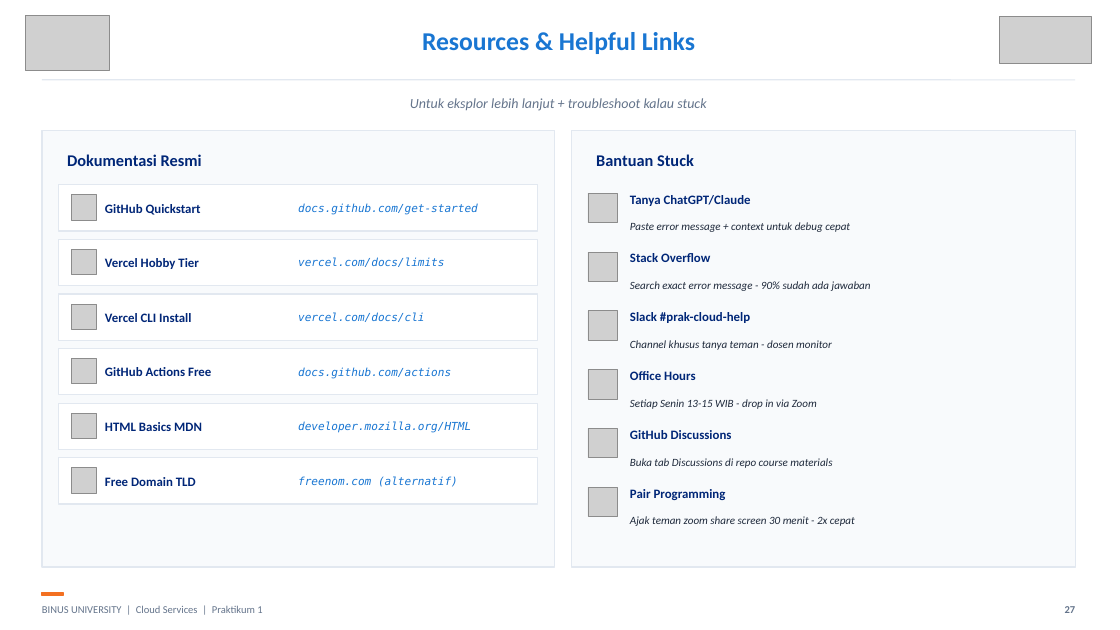
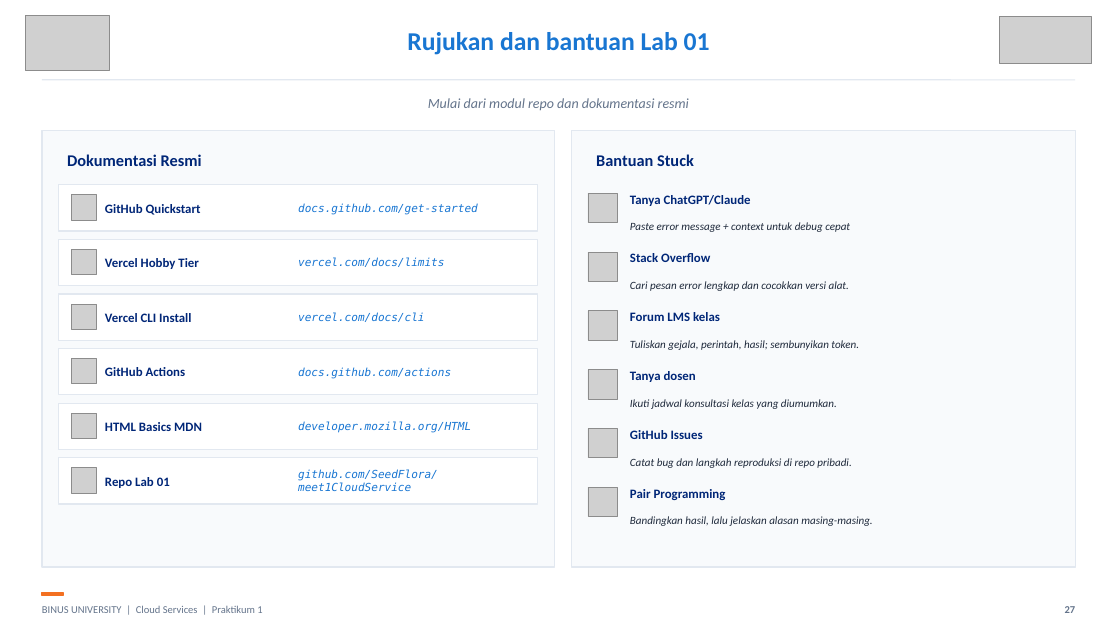
Before and after one commit to SeedFlora/meet1CloudService, a slide deck: slide 27 of slides/LAB01_Pengantar_Cloud_Hands_On_Final.pptx. Drawn at 1120x630 pixels with LibreOffice and Linux fonts; fonts in the diff are those of the drawing; grey boxes stand for pictures. Boxes give left, top, right and bottom in pixels: in the first picture for what was removed or moved away, otherwise in the second. Text is boxed around its words. In the diff, an @@ line names an element or a change of style, - is before the commit and + after.

```diff
--- a/slides/LAB01_Pengantar_Cloud_Hands_On_Final.pptx
+++ b/slides/LAB01_Pengantar_Cloud_Hands_On_Final.pptx
@@ text at (407,32,710,55): text changed @@
-Resources & Helpful Links
+Rujukan dan bantuan Lab 01
@@ text at (428,98,689,110): text changed @@
-Untuk eksplor lebih lanjut + troubleshoot kalau stuck
+Mulai dari modul repo dan dokumentasi resmi
@@ text at (630,281,849,291): text changed @@
-Search exact error message - 90% sudah ada jawaban
+Cari pesan error lengkap dan cocokkan versi alat.
@@ text at (630,312,720,321): text changed @@
-Slack #prak-cloud-help
+Forum LMS kelas
@@ text added at (630,340,859,350), 9.5 pt, text #1E293B, italic @@
+Tuliskan gejala, perintah, hasil; sembunyikan token.
@@ text at (105,367,186,376): text changed @@
-GitHub Actions Free
+GitHub Actions
@@ text at (630,371,696,382): text changed; size 9.5 to 11 pt; text colour #1E293B to #002677; bold on; italic off @@
-Channel khusus tanya teman - dosen monitor
+Tanya dosen
@@ text removed at (630,371,695,380) @@
-Office Hours
@@ text at (630,399,837,409): text changed @@
-Setiap Senin 13-15 WIB - drop in via Zoom
+Ikuti jadwal konsultasi kelas yang diumumkan.
@@ text at (630,430,703,439): text changed @@
-GitHub Discussions
+GitHub Issues
@@ text at (105,477,170,488): text changed @@
-Free Domain TLD
+Repo Lab 01
@@ text at (298,469,438,491): text changed @@
-freenom.com (alternatif)
+github.com/SeedFlora/meet1CloudService
@@ text at (630,458,851,468): text changed @@
-Buka tab Discussions di repo course materials
+Catat bug dan langkah reproduksi di repo pribadi.
@@ text at (630,516,872,526): text changed @@
-Ajak teman zoom share screen 30 menit - 2x cepat
+Bandingkan hasil, lalu jelaskan alasan masing-masing.
```
Also in this commit, not shown: 21 other slides changed, 2 slides added, 2 slides removed, 1 other file.
